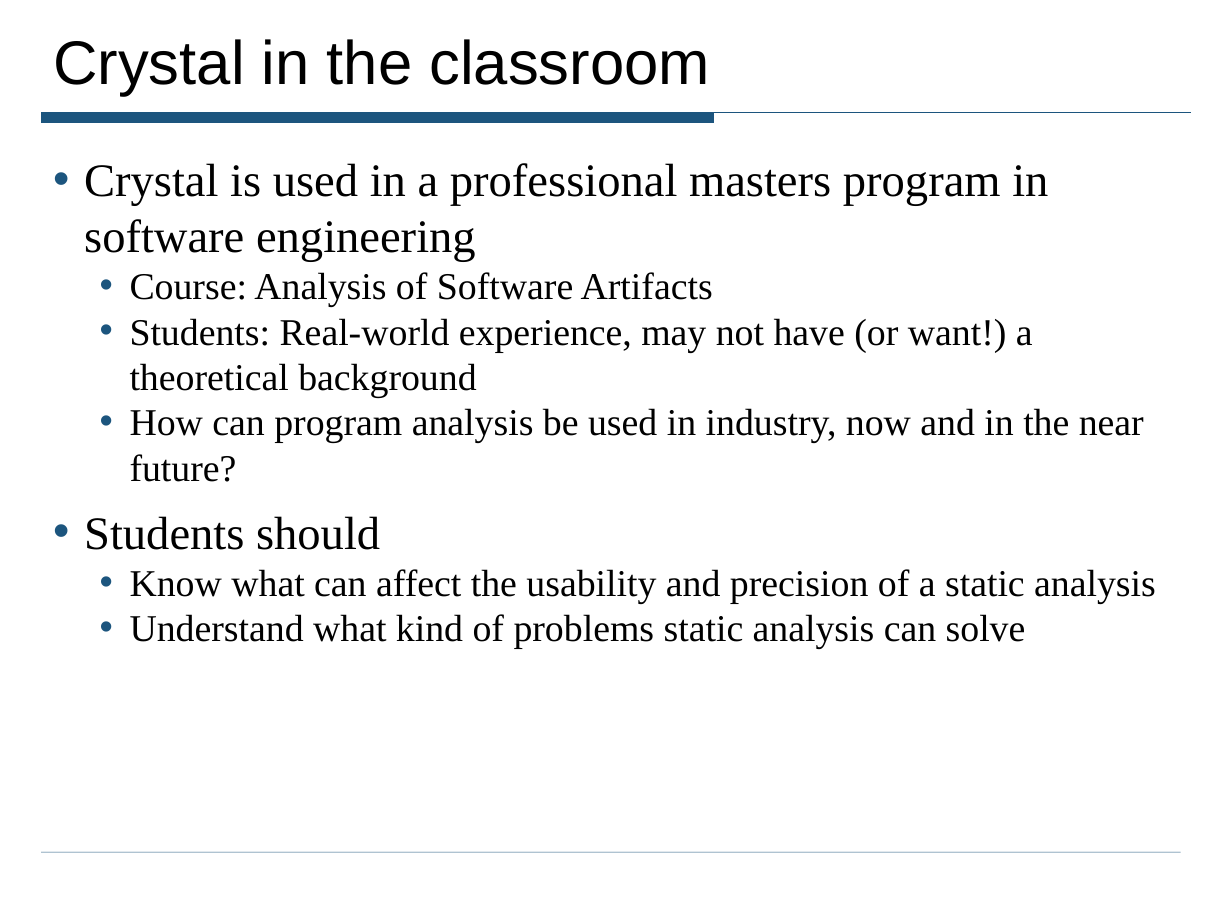
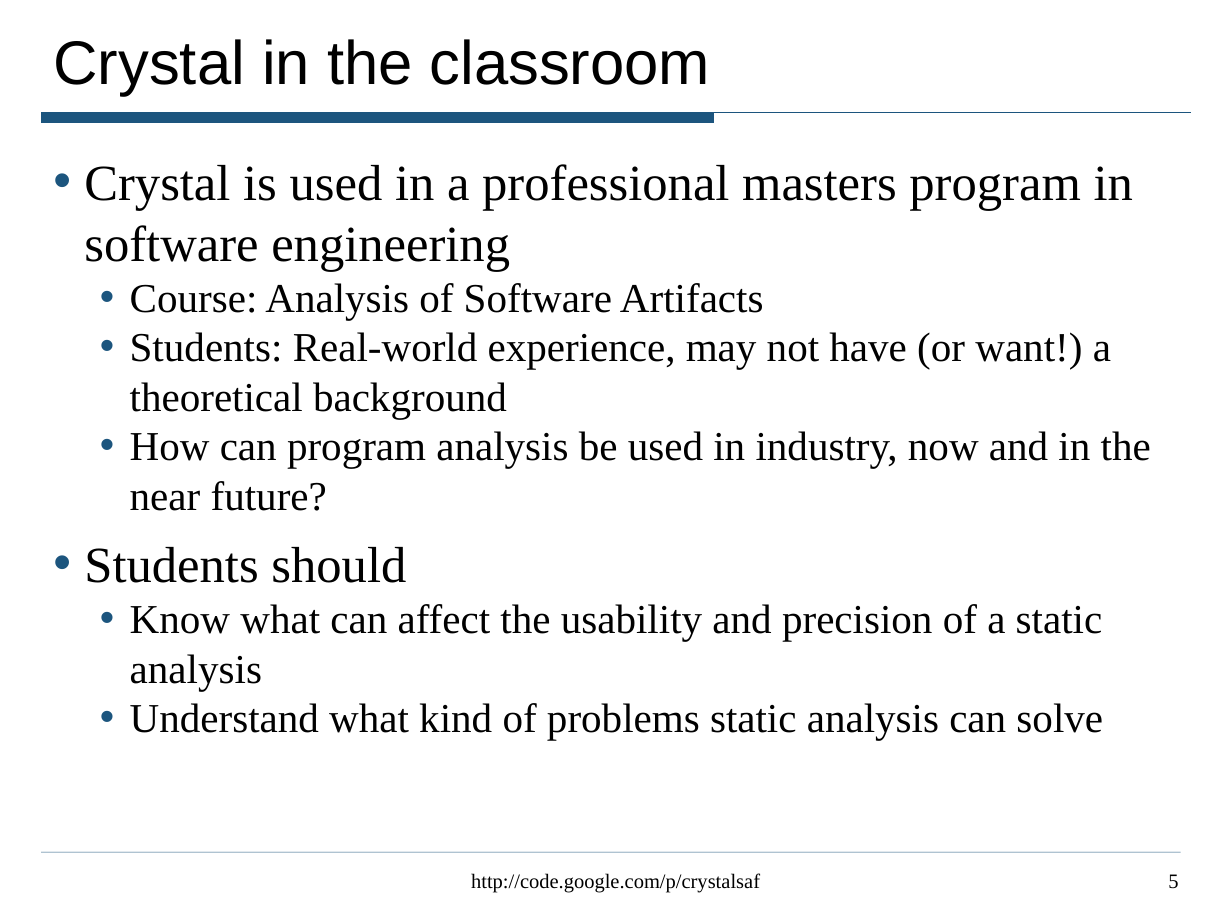
Before and after one commit to JnRouvignac/Crystal, a slide deck: slide 5 of TutorialExamples/CrystalTutorial.ppt. Drawn at 1232x924 pixels with LibreOffice and Linux fonts; fonts in the diff are those of the drawing. Boxes give left, top, right and bottom in pixels: in the first picture for what was removed or moved away, otherwise in the second. Text is boxed around its words. In the diff, an @@ line names an element or a change of style, - is before the commit and + after.

```diff
--- a/TutorialExamples/CrystalTutorial.ppt
+++ b/TutorialExamples/CrystalTutorial.ppt
@@ text "Crystal is used in a ..." at (84,164,1151,740): size 27.2 to 29.6 pt in "Crystal is used in a professional masters ...", "Students should"; size 22.1 to 24.1 pt in "Course: Analysis of Software Artifacts", "Students: Real-world experience, may not have (or ...", "How can program analysis be used in ...", "Know what can affect the usability and ..." and 1 more places @@
@@ text added at (471,873,760,893), 12 pt, text #000000 @@
+http://code.google.com/p/crystalsaf
@@ page number added at (1168,874,1178,889), 12 pt, text #000000 @@
+5
```
Also in this commit, not shown: 35 other slides changed.
